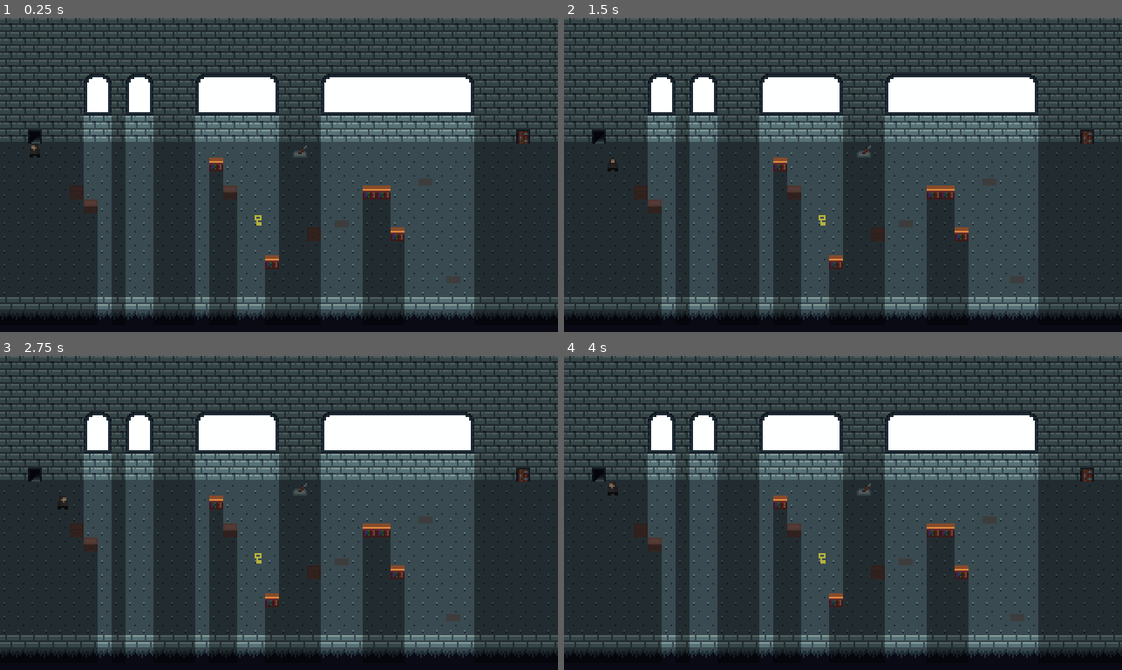
Above: before the commit, frames 1-4 (two rows, left to right).
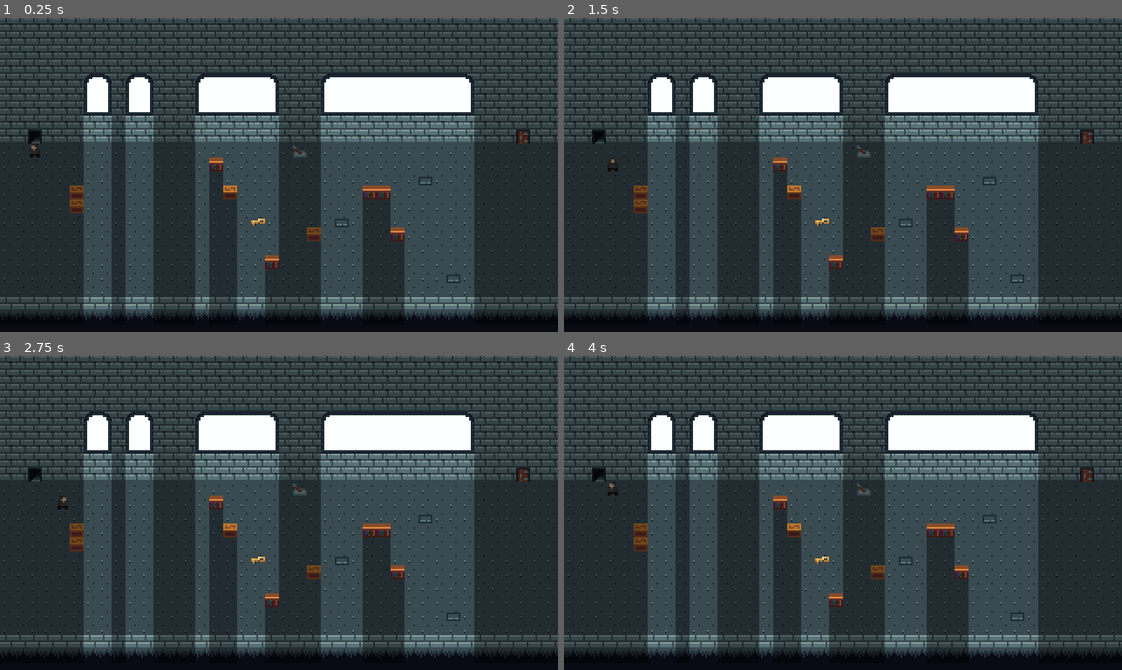
Above: after the commit, the same moments.

Repository: veren-damyanov/suntower
Game: Godot game, scene res://scenes/levels/level1.tscn
Two runs of this game, one before a commit and one after it. Both use one fixed random seed, a clock stepped at 60 frames per second and the inputs below. This scene is started directly instead of the project's main scene.
Inputs:
- Up to frame 1 (0.25 s): no input
- Up to frame 2 (1.5 s): tap Enter at 0.5 s; hold Right (right) 0.53-1.28 s; hold Space (interact) 0.53-1.28 s; hold Down (down) from 1.28 s (still down); tap Space (interact) at 1.35 s
- Up to frame 3 (2.75 s): tap Enter at 2 s; release Down (down) at 2.03 s; hold Right (right) from 2.03 s (still down); hold Space (interact) from 2.03 s (still down)
- Up to frame 4 (4 s): release Right (right) at 2.78 s; release Space (interact) at 2.78 s; hold Up (up) 2.78-3.53 s; tap Space (interact) at 2.85 s; tap Enter at 3.5 s; hold Left (left) from 3.53 s (still down); hold Space (interact) from 3.53 s (still down)

The runs differ from the first frame. In frame 1, 1.5% of the frame differs, in the area x 12-83%, y 40-95%; in frame 2, 1.5%; in frame 3, 1.5%; in frame 4, 1.5%.

Commit message:
Update extendable, key, and note visuals

Diff:
--- a/scenes/door.tscn
+++ b/scenes/door.tscn
@@ -26,7 +26,7 @@
 }],
 "loop": false,
 "name": &"open",
-"speed": 8.0
+"speed": 10.0
 }]
 
 [node name="Door" type="AnimatedSprite2D" groups=["door"]]
--- a/scenes/extendable.tscn
+++ b/scenes/extendable.tscn
@@ -1,27 +1,40 @@
-[gd_scene load_steps=6 format=3 uid="uid://baruwig74eaou"]
+[gd_scene load_steps=7 format=3 uid="uid://baruwig74eaou"]
 
-[ext_resource type="Texture2D" uid="uid://csers2k13q2ag" path="res://assets/sprites/extendable2.png" id="1_d4e5s"]
-[ext_resource type="Texture2D" uid="uid://svjsh8kfsjce" path="res://assets/sprites/extendable1.png" id="2_ndbem"]
+[ext_resource type="Texture2D" uid="uid://j5p6sj4fkawo" path="res://assets/sprites/block-up.png" id="1_jt4qc"]
+[ext_resource type="Texture2D" uid="uid://bsggfkc72u0dr" path="res://assets/sprites/block-mid.png" id="2_w1q40"]
 [ext_resource type="PackedScene" uid="uid://bg32caj02ofpw" path="res://scenes/occluder.tscn" id="3_5pw7m"]
 [ext_resource type="Script" path="res://scripts/extendable.gd" id="3_8ooow"]
+[ext_resource type="Texture2D" uid="uid://0b4vy6rfbort" path="res://assets/sprites/block-down.png" id="3_xaohk"]
 
 [sub_resource type="SpriteFrames" id="SpriteFrames_y1uhy"]
 animations = [{
 "frames": [{
 "duration": 1.0,
-"texture": ExtResource("1_d4e5s")
+"texture": ExtResource("1_jt4qc")
+}, {
+"duration": 1.0,
+"texture": ExtResource("2_w1q40")
+}, {
+"duration": 1.0,
+"texture": ExtResource("3_xaohk")
 }],
-"loop": true,
+"loop": false,
 "name": &"down",
-"speed": 5.0
+"speed": 10.0
 }, {
 "frames": [{
 "duration": 1.0,
-"texture": ExtResource("2_ndbem")
+"texture": ExtResource("3_xaohk")
+}, {
+"duration": 1.0,
+"texture": ExtResource("2_w1q40")
+}, {
+"duration": 1.0,
+"texture": ExtResource("1_jt4qc")
 }],
-"loop": true,
+"loop": false,
 "name": &"up",
-"speed": 5.0
+"speed": 10.0
 }]
 
 [node name="Extendable" type="AnimatedSprite2D"]
--- a/scenes/levels/level1.tscn
+++ b/scenes/levels/level1.tscn
@@ -31,7 +31,7 @@
 position = Vector2(44, 100)
 
 [node name="Crate2" parent="Pushables" instance=ExtResource("3_xli5k")]
-position = Vector2(52, 108)
+position = Vector2(44, 108)
 
 [node name="Crate3" parent="Pushables" instance=ExtResource("3_xli5k")]
 position = Vector2(132, 100)
--- a/scenes/lever.tscn
+++ b/scenes/lever.tscn
@@ -38,5 +38,5 @@
 
 [node name="Lever" type="AnimatedSprite2D" groups=["lever"]]
 sprite_frames = SubResource("SpriteFrames_76fri")
-animation = &"left"
+animation = &"right"
 script = ExtResource("3_pwkks")
--- a/scripts/extendable.gd
+++ b/scripts/extendable.gd
@@ -6,15 +6,23 @@
 @onready var tilemap = $"../../TileMap"
 
 func _ready():
-    self.set_state(self.initial_state)
+    self.set_state(self.initial_state, true)
 
-func set_state(state: int) -> void:
+func set_state(state: int, skip: bool = false) -> void:
     self.state = state
     match state:
         0:
-            self.play('down')
+            if skip:
+                self.set_animation('down')
+                self.set_frame(2)
+            else:
+                self.play('down')
         1:
-            self.play('up')
+            if skip:
+                self.set_animation('up')
+                self.set_frame(2)
+            else:
+                self.play('up')
     self.tilemap.update_occluders()
 
 func trigger() -> void:
--- a/scripts/lever.gd
+++ b/scripts/lever.gd
@@ -1,7 +1,7 @@
 extends AnimatedSprite2D
 
 
-const COOLDOWN = 1
+const COOLDOWN = 0.3
 
 var state:int = 0  # 0 is down, 1 is up
 var elapsed: float = 0
Binary file added: assets/sprites/block-down.png
Not shown, changed: assets/sprites/block-down.png.import
Binary file added: assets/sprites/block-mid.png
Not shown, changed: assets/sprites/block-mid.png.import
Binary file added: assets/sprites/block-up.png
Not shown, changed: assets/sprites/block-up.png.import
Binary file changed: assets/sprites/crate.png
Binary file removed: assets/sprites/extendable1.png
Binary file removed: assets/sprites/extendable2.png
Binary file changed: assets/sprites/key.png
Binary file changed: assets/sprites/note-background.png
Binary file changed: assets/sprites/note.png
(and 1 more such lines)
